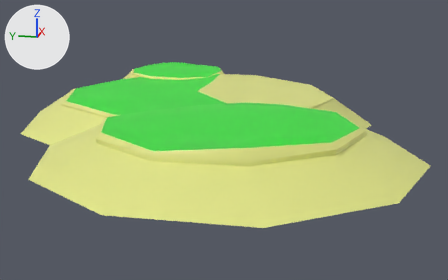
Renders of the glTF model addons/Cubiix_Assets/Mods/TTSAsset/Assets/Models/Maps/HexstariaV2.gltf from each side of a commit.
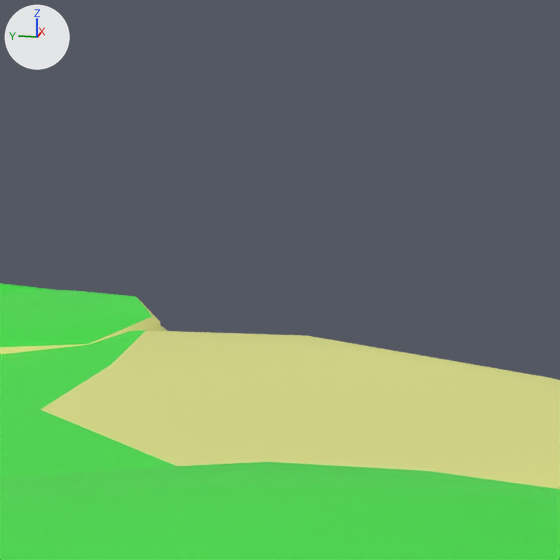
Each version appears first whole from a 50 mm lens placed at (-411.1, -87.7, 70.6), pointed at (-42.8, -14.0, -21.5), and next in a close-up on the part from 42% to 69% of the width and 1% to 44% of the height. The lights are fixed; the arrows at upper left show +X, +Y and +Z.
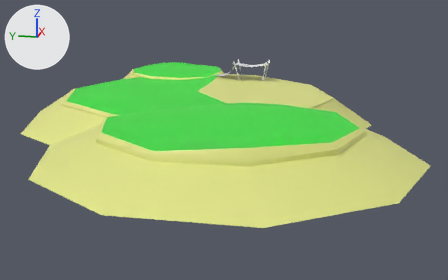
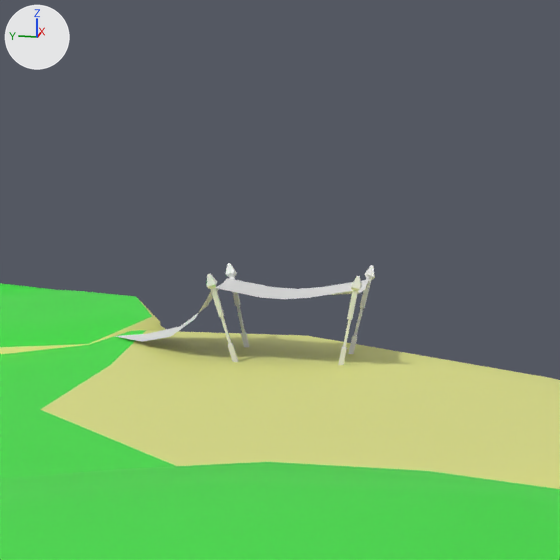
The newer file is also turned or shifted as a whole; pictures and numbers use the older file's frame.

What differs and where, as boxes (x1, y1, x2, y2) in the close-ups (560 x 560 px):
```json
{"object": "Plane", "change": "added", "after": [115, 263, 375, 365]}
```

Edits to the scene script, one JSON object a line:
```json
{"op": "add", "block": "me_plane_001", "code": ["me_plane_001 = bpy.data.meshes.new('Plane.001')", "me_plane_001.from_pydata(...)  # 158 vertices, 271 faces; spans x -8.5..10.8, y -12.0..32.5, z -2.2..14.6"]}
{"op": "add", "block": "ob_plane", "code": ["ob_plane = bpy.data.objects.new('Plane', me_plane_001)", "ob_plane.location = (54.9, -16.5, 2.4)"]}
```
